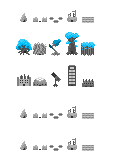
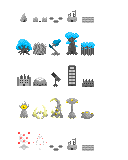
Revision of a layered 128 x 160 image; what changed, layer by layer:
painted on "Tiles" over <box>18,98,94,150</box>
